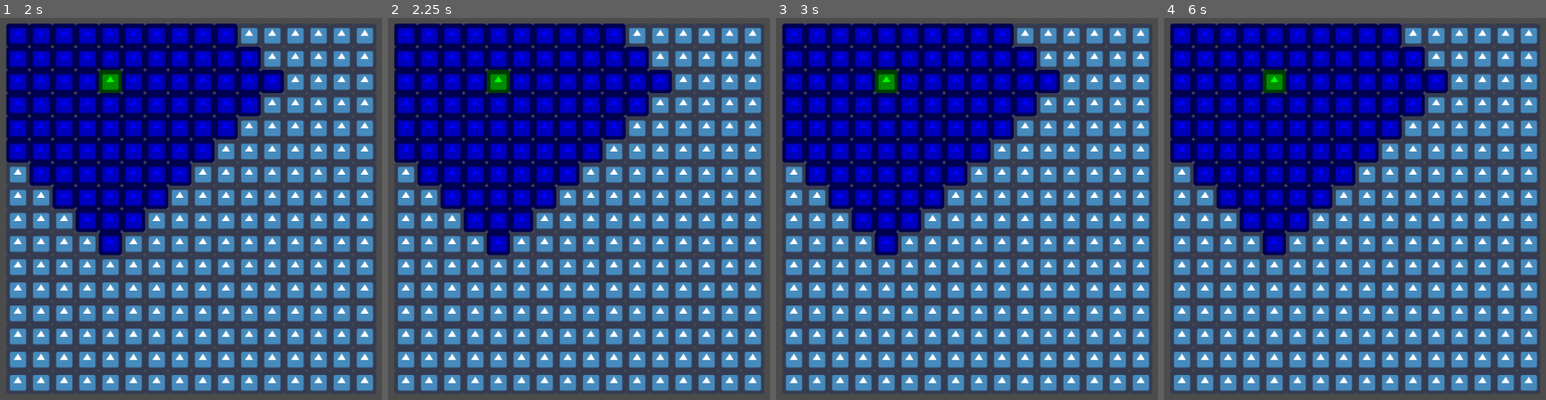
Above: before the commit, frames 1-4 (left to right).
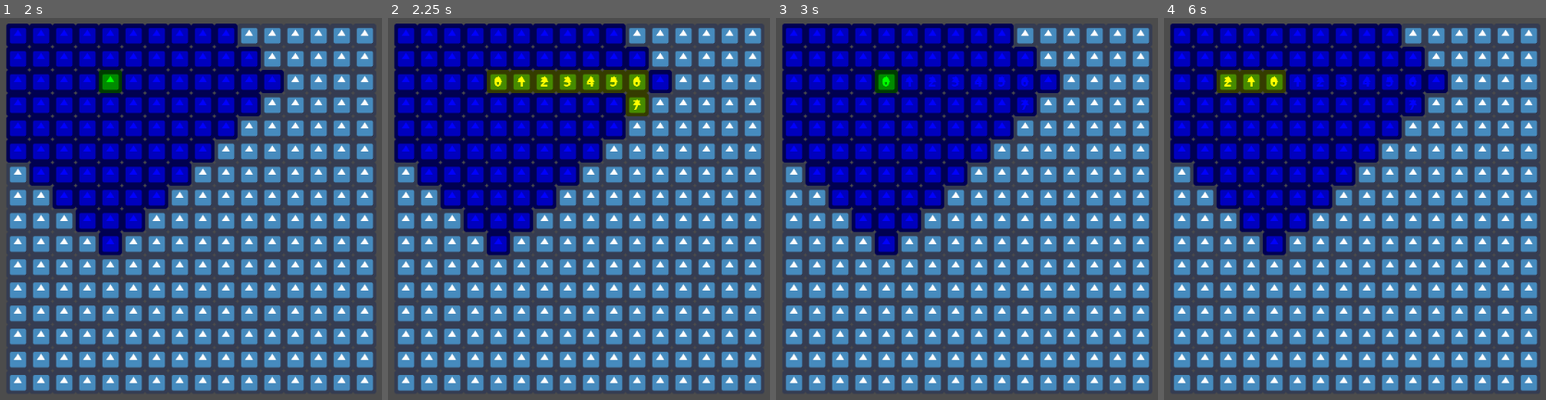
Above: after the commit, the same moments.

Repository: Tuiuiu/GodotProjects
Game: Godot game, scene res://TileHighlighter/GridMap.tscn
Two runs of this game, one before a commit and one after it. Both use one fixed random seed, a clock stepped at 60 frames per second and the inputs below. The project has no main scene, so this scene is started directly. The engine's default icon, where the game draws it, is replaced by a stand-in: a white triangle on a blue panel in a dark square.
Inputs (mouse positions are in pixels of both pictures, inside the frame that each line leads up to):
- Up to frame 1 (2 s): tap Enter (ui_accept) at 0.5, 0.77, 1.25, 1.52 s; move the mouse to (336, 170) at 0.52 s; click (336, 170) at 0.6 s; move the mouse to (26, 212) at 1.27 s; click (26, 212) at 1.35 s
- Up to frame 2 (2.25 s): tap Enter (ui_accept) at 2 s; move the mouse to (636, 94) at 2.02 s; click (636, 94) at 2.1 s
- Up to frame 3 (3 s): tap Enter (ui_accept) at 2.75 s; move the mouse to (913, 277) at 2.77 s; click (913, 277) at 2.85 s
- Up to frame 4 (6 s): tap Enter (ui_accept) at 3.02, 3.5, 3.77, 4.25, 4.52 s; move the mouse to (outside the picture) at 3.52 s; click (outside the picture) at 3.6 s; move the mouse to (outside the picture) at 4.27 s; click (outside the picture) at 4.35 s; move the mouse to (1374, 189) at 5.02 s; click (1374, 189) at 5.1 s; move the mouse to (1225, 82) at 5.77 s; click (1225, 82) at 5.85 s

Frame 1 is identical in both runs. In frame 2, 2.9% of the frame differs, in the area x 25-69%, y 13-26%; in frame 3, 0.1%; in frame 4, 1.2%.

Commit message:
Highlight the path to the tile and add a placeholder click behavior

Diff:
--- a/UtilitiesTests/TileHighlighter/GridMap.gd
+++ b/UtilitiesTests/TileHighlighter/GridMap.gd
@@ -22,6 +22,7 @@
             tile.calculate_position(i,j)
             gridmap[i].append(tile)
             add_child(tile)
+            tile.connect("path_tile_clicked", self, "handle_tile_click")
 
 func print_grid():
     print(gridmap)
@@ -32,6 +33,7 @@
     var actual_level = 0
     var count = 0
     var nextStop = 0
+    var lastNode = null
     queue.append(search_root)
     search_root.starting()
     nextStop = queue.size()
@@ -45,44 +47,38 @@
                 break
         if !node.is_highlighted():
             node.highlight()
+            node.change_level(actual_level)
+            node.set_parent(lastNode)
             #check neighbour
             var this_x = node.get_x()
             var this_y = node.get_y()
+            var nextNode
             if is_in_grid(this_x + 1, this_y):
                 if !gridmap[this_x+1][this_y].is_highlighted():
-                    queue.append(gridmap[this_x+1][this_y])
+                    nextNode = gridmap[this_x+1][this_y]
+                    queue.append(nextNode)
+                    nextNode.set_parent(node)
             if is_in_grid(this_x - 1, this_y):
                 if !gridmap[this_x-1][this_y].is_highlighted():
-                    queue.append(gridmap[this_x-1][this_y])
+                    nextNode = gridmap[this_x-1][this_y]
+                    queue.append(nextNode)
+                    nextNode.set_parent(node)
             if is_in_grid(this_x, this_y + 1):
                 if !gridmap[this_x][this_y+1].is_highlighted():
-                    queue.append(gridmap[this_x][this_y+1])
+                    nextNode = gridmap[this_x][this_y+1]
+                    queue.append(nextNode)
+                    nextNode.set_parent(node)
             if is_in_grid(this_x, this_y - 1):
                 if !gridmap[this_x][this_y-1].is_highlighted():
-                    queue.append(gridmap[this_x][this_y-1])
-            count += 1
-        else:
-            count += 1
+                    nextNode = gridmap[this_x][this_y-1]
+                    queue.append(nextNode)
+                    nextNode.set_parent(node)
+        count += 1
 
 
 
 func is_in_grid(x,y):
     return x >= 0 && x < height && y >= 0 && y < width
 
-#BuscaEmLargura
-#   escolha uma raiz s de G
-#   marque s
-#   insira s em F
-#   enquanto F não está vazia faça
-#      seja v o primeiro vértice de F
-#      para cada w ∈ listaDeAdjacência de v faça
-#         se w não está marcado então
-#           visite aresta entre v e w
-#           marque w
-#           insira w em F
-#         senao se w ∈ F entao
-#           visite aresta entre v e w
-#         fim se
-#      fim para
-#      retira v de F
-#   fim enquanto
+func handle_tile_click(node):
+    print(node)
--- a/UtilitiesTests/TileHighlighter/Tile.gd
+++ b/UtilitiesTests/TileHighlighter/Tile.gd
@@ -1,14 +1,25 @@
 extends Node2D
 
+signal path_tile_clicked(tileNode)
+
 var sprite_size = 16
-var highlighted = false
+onready var highlighted = false
+onready var parentInTree = null
+onready var hasParent = false
+onready var level = 0
+onready var differentColor = false
 var posx
 var posy
-var differentColor = false
+var mouseInside = false
 
 func _ready():
     $Sprite.show()
-    pass # Replace with function body.
+    $Sprite/Label.hide()
+
+func _process(delta):
+    if Input.is_action_just_pressed("left_click"):
+        if mouseInside:
+            emit_signal("path_tile_clicked", self)
 
 func calculate_position(x,y):
     position.x = x*sprite_size
@@ -43,8 +54,59 @@
 func get_y():
     return posy
 
+func set_parent(pNode):
+    if (!hasParent):
+        parentInTree = pNode
+        hasParent = true
+
+func get_parent():
+    return parentInTree
+
 func starting():
     differentColor = true
 # Called every frame. 'delta' is the elapsed time since the previous frame.
 #func _process(delta):
 #    pass
+
+func change_level(new_level):
+    level = new_level
+    $Sprite/Label.text = String(level)
+
+func get_level():
+    return level
+
+func _on_Tile_mouse_entered():
+    if (highlighted):
+        mouseInside = true
+        #$Sprite.modulate = Color(1, 1, 0)
+        #$Sprite/Label.show()
+        highlight_path()
+    #highlight_path()
+
+func _on_Tile_mouse_exited():
+    if (highlighted):
+        mouseInside = false
+        #highlight_sprite()
+        #$Sprite/Label.hide()
+        hide_path()
+    #hide_path()
+
+func movement_highlight():
+    $Sprite.modulate = Color(1, 1, 0)
+
+func distance_show():
+    $Sprite/Label.show()
+
+func distance_hide():
+    $Sprite/Label.hide()
+
+func highlight_path():
+    movement_highlight()
+    distance_show()
+    if (parentInTree != null):
+        parentInTree.highlight_path()
+
+func hide_path():
+    highlight_sprite()
+    if (parentInTree != null):
+        parentInTree.hide_path()
--- a/UtilitiesTests/TileHighlighter/Tile.tscn
+++ b/UtilitiesTests/TileHighlighter/Tile.tscn
@@ -1,11 +1,32 @@
-[gd_scene load_steps=3 format=2]
+[gd_scene load_steps=5 format=2]
 
 [ext_resource path="res://TileHighlighter/Tile.gd" type="Script" id=1]
 [ext_resource path="res://icon.png" type="Texture" id=2]
+[ext_resource path="res://test_font.tres" type="DynamicFont" id=3]
 
-[node name="Tile" type="Node2D"]
+[sub_resource type="RectangleShape2D" id=1]
+extents = Vector2( 28, 28 )
+
+[node name="Tile" type="Area2D"]
 scale = Vector2( 0.25, 0.25 )
 script = ExtResource( 1 )
 
 [node name="Sprite" type="Sprite" parent="."]
 texture = ExtResource( 2 )
+
+[node name="Label" type="Label" parent="Sprite"]
+anchor_right = 1.0
+anchor_bottom = 1.0
+margin_left = -32.0
+margin_top = -32.0
+margin_right = -32.0
+margin_bottom = -32.0
+custom_fonts/font = ExtResource( 3 )
+align = 1
+valign = 1
+clip_text = true
+
+[node name="CollisionShape2D" type="CollisionShape2D" parent="."]
+shape = SubResource( 1 )
+[connection signal="mouse_entered" from="." to="." method="_on_Tile_mouse_entered"]
+[connection signal="mouse_exited" from="." to="." method="_on_Tile_mouse_exited"]
--- a/UtilitiesTests/project.godot
+++ b/UtilitiesTests/project.godot
@@ -18,6 +18,14 @@
 config/name="UtilitiesTests"
 config/icon="res://icon.png"
 
+[input]
+
+left_click={
+"deadzone": 0.5,
+"events": [ Object(InputEventMouseButton,"resource_local_to_scene":false,"resource_name":"","device":0,"alt":false,"shift":false,"control":false,"meta":false,"command":false,"button_mask":0,"position":Vector2( 0, 0 ),"global_position":Vector2( 0, 0 ),"factor":1.0,"button_index":1,"pressed":false,"doubleclick":false,"script":null)
+ ]
+}
+
 [rendering]
 
 environment/default_environment="res://default_env.tres"
